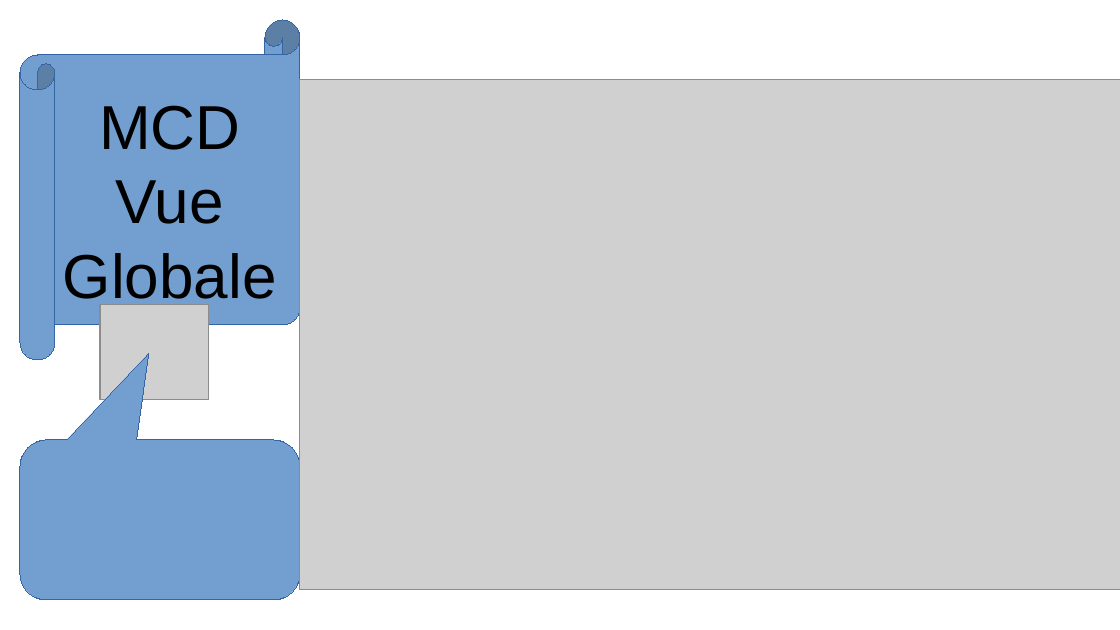
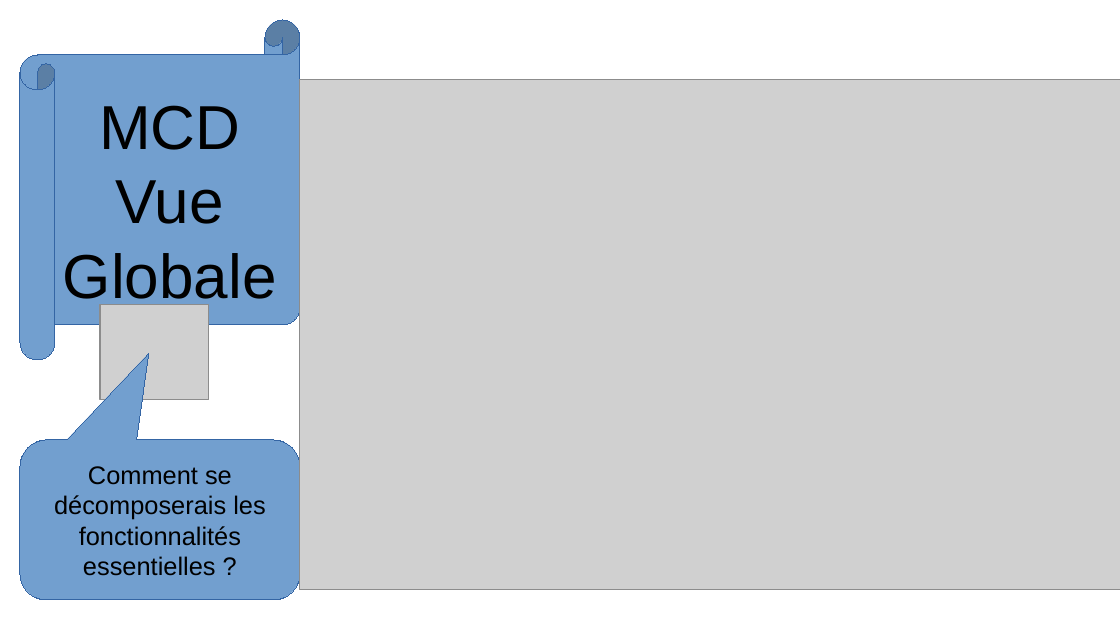
Before and after one commit to theo2b90/git-rea, a slide deck: slide 11 of ORAL.odp (slide 12 before the commit). Drawn at 1120x630 pixels with LibreOffice and Linux fonts; fonts in the diff are those of the drawing; grey boxes stand for pictures. Boxes give left, top, right and bottom in pixels: in the first picture for what was removed or moved away, otherwise in the second. Text is boxed around its words. In the diff, an @@ line names an element or a change of style, - is before the commit and + after.

```diff
--- a/ORAL.odp
+++ b/ORAL.odp
@@ text in rounded speech box at (54, 466, 265, 576): text added @@
+Comment se décomposerais les fonctionnalités essentielles ?
```
Also in this commit, not shown: 10 other slides changed, 2 slides added, 3 slides removed.
